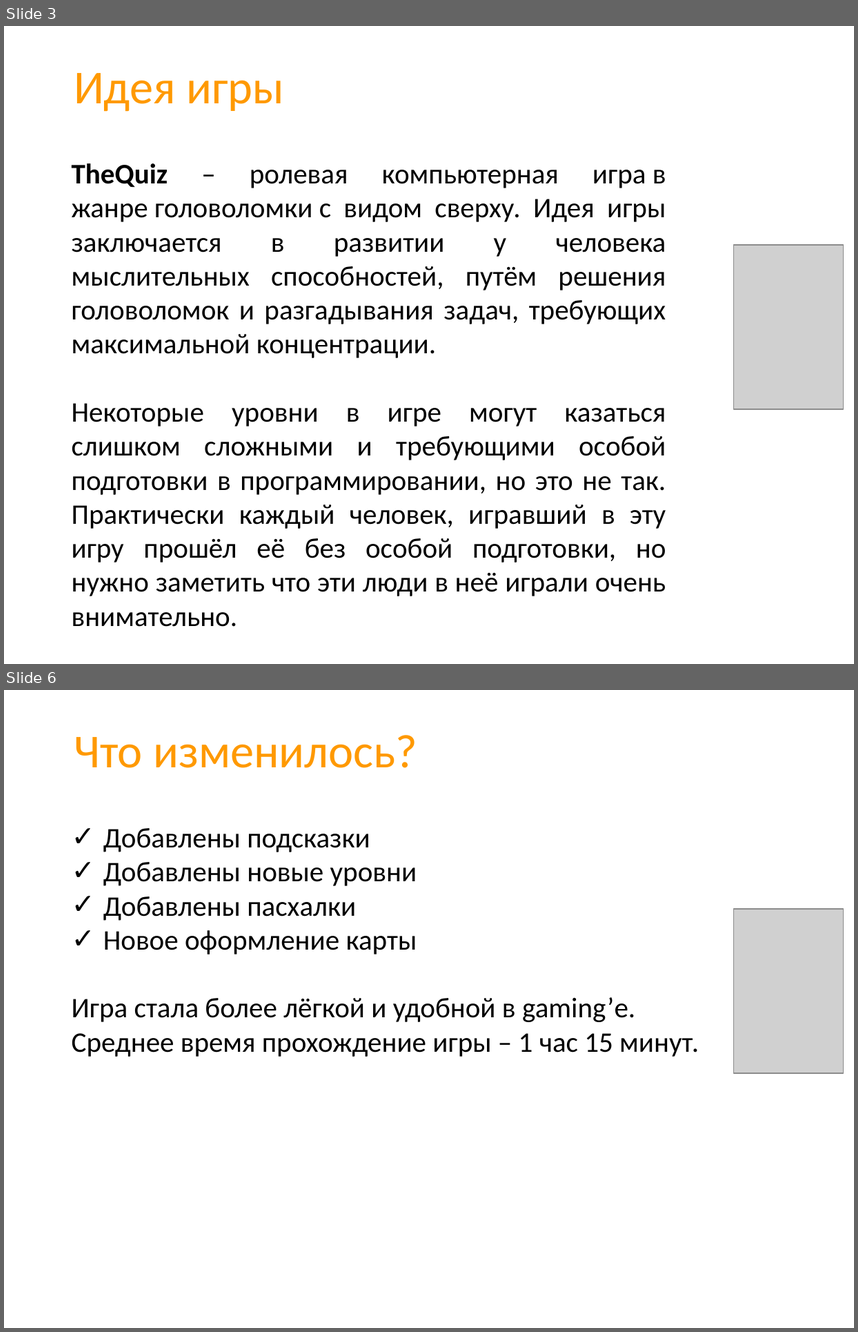
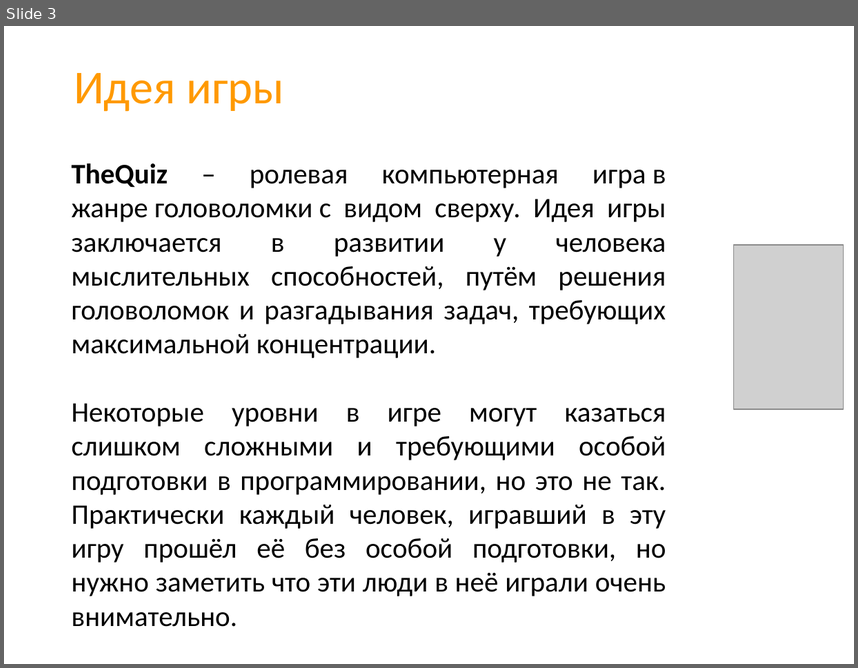
Before and after one commit to CicadaInc/thequiz, a slide deck: presentation.pptx. Shown one above the other, each under a label of ours: slides 3 and 6 before the commit, slide 3 after it; the slides between them are not shown. The pictures are 858x1332 and 858x668 pixels, drawn with LibreOffice and Linux fonts; fonts in the diff are those of the drawing; grey boxes stand for pictures; background and template pictures are left out. Boxes give left, top, right and bottom in pixels: in the first picture for what was removed or moved away, otherwise in the second. Text is boxed around its words. In the diff, an @@ line names an element or a change of style, - is before the commit and + after.

```diff
--- a/presentation.pptx
+++ b/presentation.pptx
@@ slide 6 removed at [4, 690, 854, 1328], background picture (left out) @@
@@ title removed at [74, 735, 417, 768] @@
-Что изменилось?
@@ text removed at [72, 828, 699, 1056] @@
-✓ Добавлены подсказки
-✓ Добавлены новые уровни
-✓ Добавлены пасхалки
-✓ Новое оформление карты
-Игра стала более лёгкой и удобной в gaming’е.
-Среднее время прохождение игры – 1 час 15 минут.
@@ picture removed at [734, 909, 844, 1072] @@
```
Also in this commit, not shown: 3 slides changed, 8 slides added, 1 other slide removed, 3 other files.
